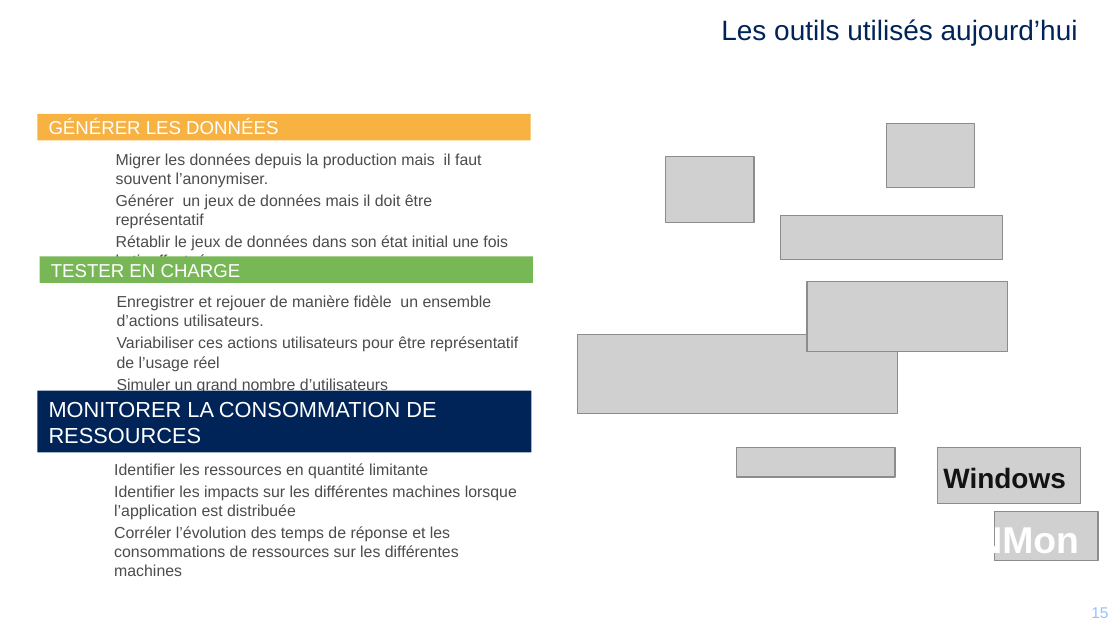
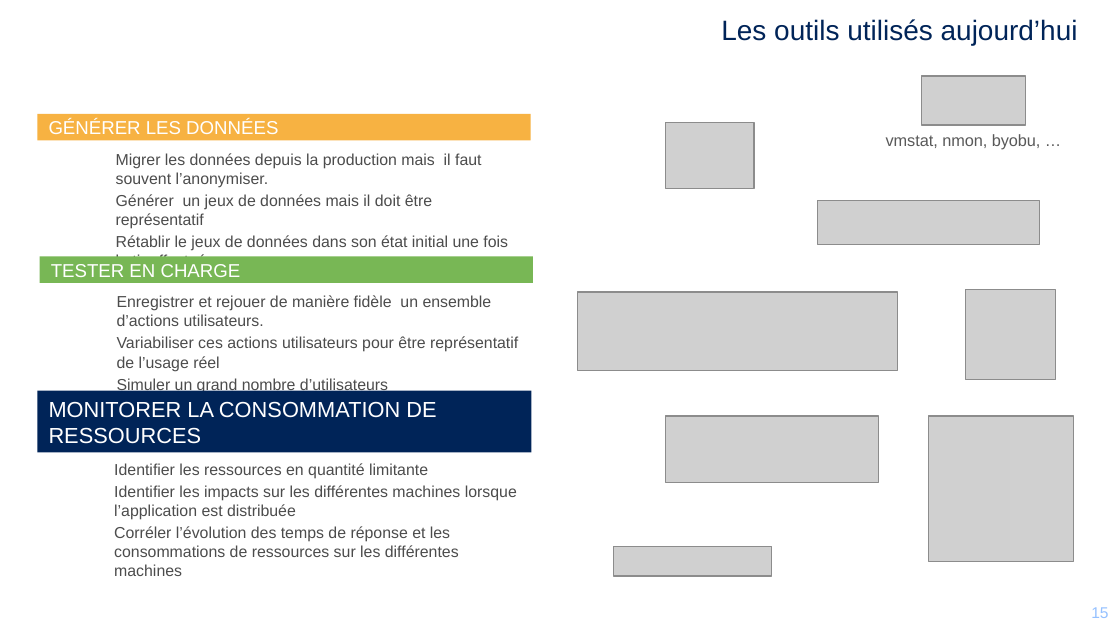
Before and after one commit to mikrob/perfuniversity, a slide deck: slide 15 of PerfUniversity.pptx. Drawn at 1120x630 pixels with LibreOffice and Linux fonts; fonts in the diff are those of the drawing; grey boxes stand for pictures; background and template pictures are left out. Boxes give left, top, right and bottom in pixels: in the first picture for what was removed or moved away, otherwise in the second. Text is boxed around its words. In the diff, an @@ line names an element or a change of style, - is before the commit and + after.

```diff
--- a/PerfUniversity.pptx
+++ b/PerfUniversity.pptx
@@ picture: place and size @@
-picture at (995,512,1099,561)
+picture at (922,76,1026,125)
@@ picture: place and size @@
-picture at (665,157,754,223)
+picture at (665,122,754,188)
@@ picture removed at (886,123,974,188) @@
@@ text added at (886,134,1041,150), 10.5 pt, text #595959 @@
+vmstat, nmon, byobu, …
@@ picture: place and size @@
-picture at (781,216,1002,260)
+picture at (818,200,1039,244)
@@ picture: place and size @@
-picture at (578,335,897,413)
+picture at (578,292,897,371)
@@ picture removed at (806,282,1007,352) @@
@@ picture added at (965,290,1055,380) @@
@@ picture added at (665,416,878,482) @@
@@ picture added at (928,416,1074,561) @@
@@ picture removed at (937,447,1081,504) @@
@@ text removed at (943,467,1065,489) @@
-Windows
@@ text removed at (975,524,1079,561) @@
-NMon
@@ picture: place and size @@
-picture at (736,447,895,477)
+picture at (614,547,773,577)
```
Also in this commit, not shown: 6 other slides changed, 1 slide added, 1 slide removed.
